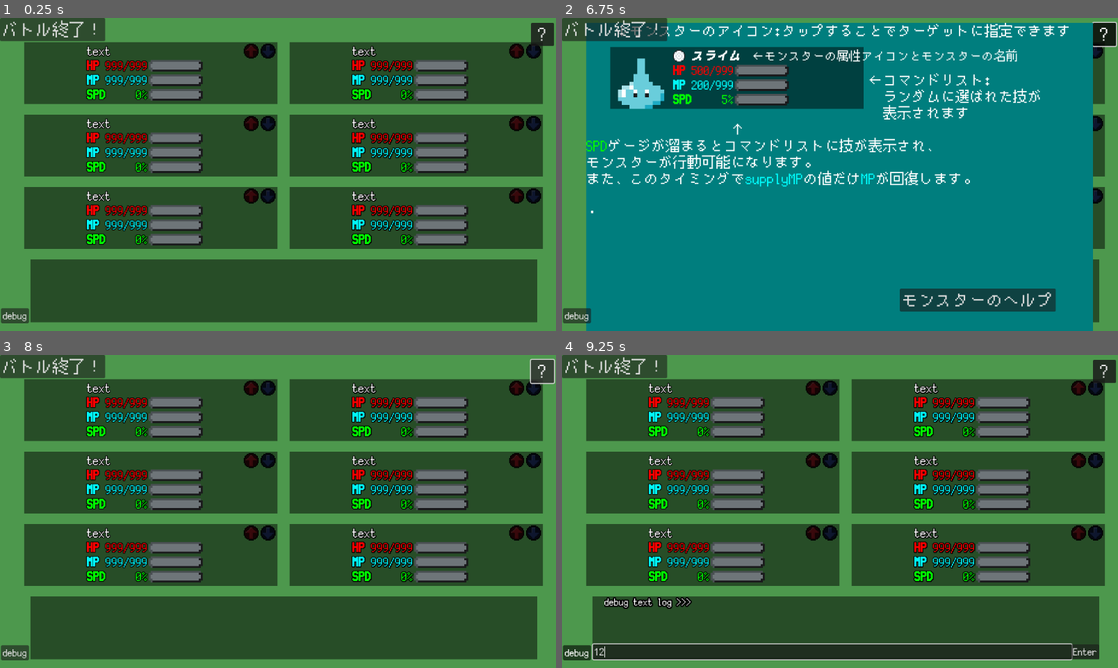
Above: before the commit, frames 1-4 (two rows, left to right).
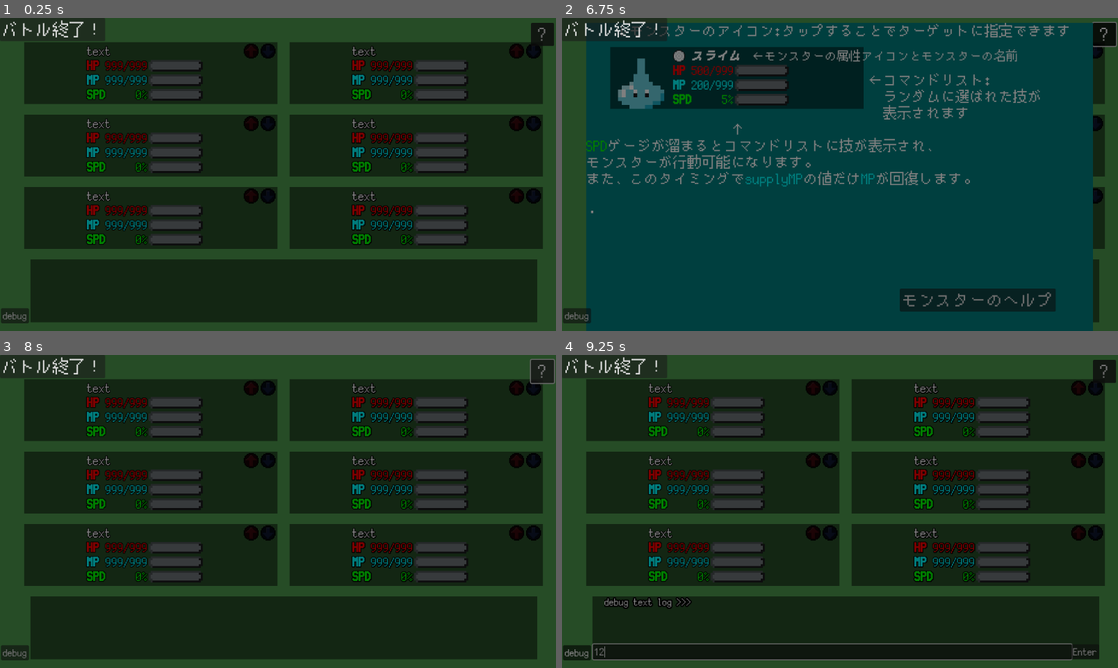
Above: after the commit, the same moments.

Repository: aomushi0710/battle_game
Game: Godot game, scene res://バトル.tscn
Two runs of this game, one before a commit and one after it. Both use one fixed random seed, a clock stepped at 60 frames per second and the inputs below. This scene is started directly instead of the project's main scene.
Inputs (mouse positions are in pixels of both pictures, inside the frame that each line leads up to):
- Up to frame 1 (0.25 s): no input
- Up to frame 2 (6.75 s): click "text" at 0.5 s; click (812, 52) at 1.27 s; click (828, 52) at 2.02 s; click "text" at 2.75 s; click "text" at 3.5 s; click "text" at 4.25 s; click "text" at 5 s; click "text" at 5.75 s; click "?" at 6.5 s
- Up to frame 3 (8 s): click "?" at 7.25 s
- Up to frame 4 (9.25 s): click "debug" at 8 s; click (834, 652) at 8.77 s; type "12" at 8.85 s

The runs differ from the first frame. In frame 1, 95% of the frame differs, in the area x 0-100%, y 0-100%; in frame 2, 99%; in frame 3, 96%; in frame 4, 91%.
Error in both runs: Invalid access to property or key 'monster_dict' on a base object of type 'Nil'. (res://player1.gd:4)

Commit message:
バトル終了処理(勝利と敗北)を追加、死亡アニメーション追加
・相手全員を倒した時に勝利、味方全員が倒された時に敗北する処理を実装
・モンスターが倒された時、お墓になるアニメーションを再生
・死体撃ちバグ修正

Diff:
--- a/action/暗闇.tres
+++ b/action/暗闇.tres
@@ -20,6 +20,7 @@
 ability = Array[ExtResource("1_3t1u2")]([])
 ability_chance = Array[int]([])
 ability_power = Array[int]([])
+ability_range = Array[int]([])
 description = "敵単体を暗闇に閉じ込め
 攻撃する。"
 metadata/_custom_type_script = "uid://nd5of0c4w8pr"
--- a/action/火の玉.tres
+++ b/action/火の玉.tres
@@ -20,6 +20,7 @@
 ability = Array[ExtResource("1_d7nf3")]([])
 ability_chance = Array[int]([])
 ability_power = Array[int]([])
+ability_range = Array[int]([])
 description = "敵単体に火の玉を発射して
 攻撃する。"
 metadata/_custom_type_script = "uid://nd5of0c4w8pr"
--- a/battle_buttons.gd
+++ b/battle_buttons.gd
@@ -12,6 +12,7 @@
 
 
 func _on_tree_entered() -> void: # 初期値
+	$"戻る".disabled = true
 	now_showing = 0
 	$change.texture_normal = Global.deck1.monster[0].image
 
@@ -231,6 +232,8 @@
 func _on_戻る_button_up() -> void: # 戻る連打によるバグの発生をdisacleで阻止
 	$"戻る".disabled = true
 	match now_showing:
+		-1: # バトル終了後、デッキセレクトに戻る
+			_on_確認メッセージ_confirmed() # 初期化処理を呼ぶ
 		1: # action消滅アニメーション
 			# TODO 現在は仮の文章　後々、デフォルトのものを挿入できるようにする
 			$dialogtab.tab_list[0] = ["This is test message with animation!\n" +
--- a/battle_monster.gd
+++ b/battle_monster.gd
@@ -81,43 +81,6 @@
 ## 死亡処理
 func dead(player_monster: BattleMonster, enemy_monster: BattleMonster) -> void:
 	get_tree().paused = true
-	texture_normal = load("res://お墓.PNG")
-	var parent: Node = get_parent()
-	while parent.name != "battle":
-		parent = parent.get_parent()
-	$SPD.set_process(false) # 死んだモンスターを停止
-	# フィールドにいる味方モンスターがやられた時
-	if player == true and self == player_monster:
-		text_setter_callback.call(0, false, [
-		"[color=red]%s はやられてしまった！[/color]\n" % monster.name +
-		"次にフィールドに出すモンスターを\n選んでください。"
-		])
-		await parent.changed
-		bench_set() # 死んだモンスターをベンチにセット
-		parent.player_monster = parent.player_deck[parent.player_next_index] # 次のモンスターを設定
-		parent.player_monster.field_set() # 次のモンスターをフィールドにセット
-		parent.player_monster.get_node("SPD").set_process(true) # 交代後のモンスターを再開
-	# フィールドにいる敵モンスターを倒した時、ランダムに次を選ぶ
-	elif player == false and self == enemy_monster:
-		await text_setter_callback.call(0, true, [
-		"[color=red]%s を倒した！[/color]\n" % monster.name +
-		"相手は次にフィールドに出すモンスターを\n選んでいる..."
-		])
-		await get_tree().create_timer(1).timeout # 考えるフリ
-		parent.enemy_next_index = parent.random_index(false)
-		bench_set()
-		parent.enemy_monster = parent.enemy_deck[parent.enemy_next_index]
-		parent.enemy_monster.field_set()
-		parent.enemy_monster.get_node("SPD").set_process(true) # 交代後のモンスターを再開
-	else:
-		if player == true:
-			await text_setter_callback.call(0, true, [
-			"[color=red]%s はやられてしまった！[/color]\n" % monster.name])
-		else:
-			await text_setter_callback.call(0, true, [
-			"[color=red]%s を倒した！[/color]\n" % monster.name])
-	$SPD.set_process(false)
-	$SPD.value = 0
 	# フラグ立て
 	death = true
 	if player == true:
@@ -137,7 +100,58 @@
 			2:
 				Global.e3_death = true
 	effect_dict = {} # エフェクト全消し
-
+	# お墓アニメーション
+	tween = get_tree().create_tween().set_pause_mode(Tween.TWEEN_PAUSE_PROCESS)
+	tween.tween_property(self, "self_modulate:a", 0, 0.3)
+	tween.tween_callback(func(): texture_normal = load("res://お墓.PNG"))
+	tween.tween_property(self, "self_modulate:a", 1, 0.3)
+	await tween.finished
+
+	var parent: Node = get_parent()
+	while parent.name != "battle":
+		parent = parent.get_parent()
+	$SPD.set_process(false) # 死んだモンスターを停止
+	$SPD.value = 0
+	# 相手全滅
+	if Global.e1_death == true and Global.e2_death == true and Global.e3_death == true:
+		parent.battle_finish(true)
+		parent.get_node("button").get_node("戻る").disabled = false
+		get_tree().paused = false
+		return
+	# 味方全滅
+	elif Global.p1_death == true and Global.p2_death == true and Global.p3_death == true:
+		parent.battle_finish(false)
+		parent.get_node("button").get_node("戻る").disabled = false
+		get_tree().paused = false
+		return
+	# フィールドにいる味方モンスターがやられた時
+	if player == true and self == player_monster:
+		text_setter_callback.call(0, false, [
+		"[color=red]%s はやられてしまった！[/color]\n" % monster.name +
+		"次にフィールドに出すモンスターを\n選んでください。"])
+		await parent.changed
+		bench_set() # 死んだモンスターをベンチにセット
+		parent.player_monster = parent.player_deck[parent.player_next_index] # 次のモンスターを設定
+		parent.player_monster.field_set() # 次のモンスターをフィールドにセット
+		parent.player_monster.get_node("SPD").set_process(true) # 交代後のモンスターを再開
+	# フィールドにいる敵モンスターを倒した時、ランダムに次を選ぶ
+	elif player == false and self == enemy_monster:
+		await text_setter_callback.call(0, true, [
+		"[color=red]%s を倒した！[/color]\n" % monster.name +
+		"相手は次にフィールドに出すモンスターを\n選んでいる..."])
+		await get_tree().create_timer(1).timeout # 考えるフリ
+		parent.enemy_next_index = parent.random_index(false)
+		bench_set()
+		parent.enemy_monster = parent.enemy_deck[parent.enemy_next_index]
+		parent.enemy_monster.field_set()
+		parent.enemy_monster.get_node("SPD").set_process(true) # 交代後のモンスターを再開
+	else:
+		if player == true:
+			await text_setter_callback.call(0, true, [
+			"[color=red]%s はやられてしまった！[/color]\n" % monster.name])
+		else:
+			await text_setter_callback.call(0, true, [
+			"[color=red]%s を倒した！[/color]\n" % monster.name])
 	get_tree().paused = false
 
 ## 進化技を引数にして、そのIDにあった進化処理を施す
--- a/deck.gd
+++ b/deck.gd
@@ -1,7 +1,6 @@
 extends Object
 
 class_name Deck
-
 var monster_dict = [null ,null ,null] # monsterの全ての形態が辞書として登録される
 var monster = [null, null, null] # monsterの現在の状態が全て入る
 var action: Array[Array] = [[],[],[]]
--- a/element_icon.gd
+++ b/element_icon.gd
@@ -20,7 +20,7 @@
 
 
 func blink() -> void: # 点滅関数
-	tween = create_tween()
+	tween = create_tween().set_pause_mode(Tween.TWEEN_PAUSE_PROCESS)
 	tween.set_loops() # 以下をループ
 	tween.tween_property(self, "modulate:a", 0, 1)
 	tween.tween_callback(Callable(self, "change"))
--- a/monster/スライム.tres
+++ b/monster/スライム.tres
@@ -21,7 +21,7 @@
 image = ExtResource("2_pfvqp")
 element = Array[ExtResource("9_63d64")]([ExtResource("10_vronr")])
 cost = 0
-maxHP = 1
+maxHP = 350
 maxMP = 40
 supplyMP = 8
 ATK = 80
--- a/new_battle.gd
+++ b/new_battle.gd
@@ -18,6 +18,11 @@
 	for button: Button in $button/main.get_children():
 			button.disabled = true
 
+	$"../result_rect".hide()
+	$"../result_rect/win".hide()
+	$"../result_rect/lose".hide()
+
+	await get_tree().process_frame # 1フレーム待つ
 	for deck in [Global.deck1, Global.enemy_deck]:
 		for i: int in len(deck.monster):
 			var monster: BattleMonster = monster_scene.instantiate()
@@ -125,9 +130,9 @@
 		var action_index: int
 		match action.range:
 			1, 6: # 敵単体・敵散開
+				action_index = random_index(true)
+			3: # 味方単体
 				action_index = random_index(false)
-			3: # 味方単体
-				action_index = random_index(true)
 			5: # 自分
 				action_index = enemy_monster.index
 			_:
@@ -230,6 +235,13 @@
 			if target.monster.HP <= 0: # 死亡時処理
 				await target.dead(player_monster, enemy_monster)
 
+	# 相手全滅
+	if Global.e1_death == true and Global.e2_death == true and Global.e3_death == true:
+		return
+	# 味方全滅
+	elif Global.p1_death == true and Global.p2_death == true and Global.p3_death == true:
+		return
+
 	monster.get_node("SPD").value = 0
 
 	if player == true and player_monster != player_deck[player_next_index]:
@@ -252,6 +264,20 @@
 	"表示可能な最大文字数（全角）：１９文字",
 	"page2",
 	"page3"]) # 元のメッセージに戻す
+
+## バトル終了処理 win true:勝利 false:敗北
+func battle_finish(win: bool) -> void:
+	$button.now_showing = -1
+	$"../result_rect".show()
+	if win == true:
+		$"../result_rect/win".show()
+		dialog.text_setter(0, false, [
+		"[color=red]勝利！[/color]\n\n左下の戻るボタンを押してバトルを終了"])
+
+	else:
+		$"../result_rect/lose".show()
+		dialog.text_setter(0, false, [
+		"[color=dodger_blue]敗北...[/color]\n\n左下の戻るボタンを押してバトルを終了 "])
 
 ## 技の発動先targetを設定する関数
 func target_setting(player: bool, action: Action, index: int) -> Array[BattleMonster]:
--- a/バトル.tscn
+++ b/バトル.tscn
@@ -114,7 +114,6 @@
 script = ExtResource("1_csbr0")
 
 [node name="result_rect" type="ColorRect" parent="buttle"]
-visible = false
 layout_mode = 0
 offset_right = 1152.0
 offset_bottom = 648.0
--- a/新バトル.tscn
+++ b/新バトル.tscn
@@ -11,6 +11,12 @@
 [sub_resource type="Theme" id="Theme_nfpvw"]
 default_font_size = 25
 
+[sub_resource type="Theme" id="Theme_tc6cq"]
+default_font_size = 150
+
+[sub_resource type="Theme" id="Theme_hwahx"]
+default_font_size = 150
+
 [node name="Node2D" type="Node2D"]
 process_mode = 1
 
@@ -86,6 +92,7 @@
 
 [node name="戻る" type="Button" parent="battle/button"]
 modulate = Color(1, 0, 0, 1)
+z_index = 1
 layout_mode = 0
 offset_left = 25.0
 offset_top = 594.0
@@ -238,6 +245,40 @@
 title = "⚠️セーブデータ削除⚠️"
 initial_position = 2
 theme = ExtResource("7_nfpvw")
+
+[node name="result_rect" type="ColorRect" parent="."]
+offset_right = 1152.0
+offset_bottom = 648.0
+mouse_filter = 2
+color = Color(0, 0, 0, 0.501961)
+
+[node name="win" type="RichTextLabel" parent="result_rect"]
+visible = false
+offset_top = 131.0
+offset_right = 1152.0
+offset_bottom = 301.0
+theme = SubResource("Theme_tc6cq")
+theme_override_colors/font_outline_color = Color(1, 1, 1, 1)
+theme_override_constants/outline_size = 10
+theme_override_constants/shadow_outline_size = 10
+bbcode_enabled = true
+text = "[color=red][b]You Win![/b][/color]"
+horizontal_alignment = 1
+vertical_alignment = 1
+
+[node name="lose" type="RichTextLabel" parent="result_rect"]
+visible = false
+offset_top = 131.0
+offset_right = 1152.0
+offset_bottom = 301.0
+theme = SubResource("Theme_hwahx")
+theme_override_colors/font_outline_color = Color(1, 1, 1, 1)
+theme_override_constants/outline_size = 10
+theme_override_constants/shadow_outline_size = 10
+bbcode_enabled = true
+text = "[color=blue][b]You Lose[font_size=50]...[/font_size][/b][/color]"
+horizontal_alignment = 1
+vertical_alignment = 1
 
 [connection signal="tree_entered" from="battle" to="battle" method="_on_tree_entered"]
 [connection signal="tree_entered" from="battle/button" to="battle/button" method="_on_tree_entered"]
Not shown: 1 places in 新バトル.tscn that only renumber resources
